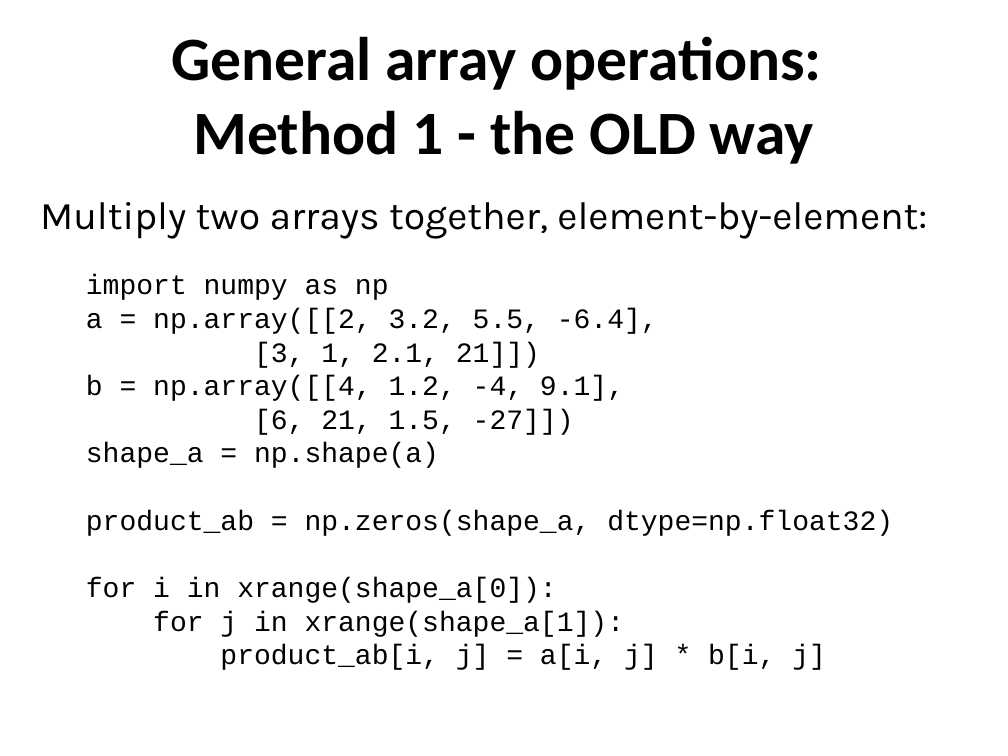
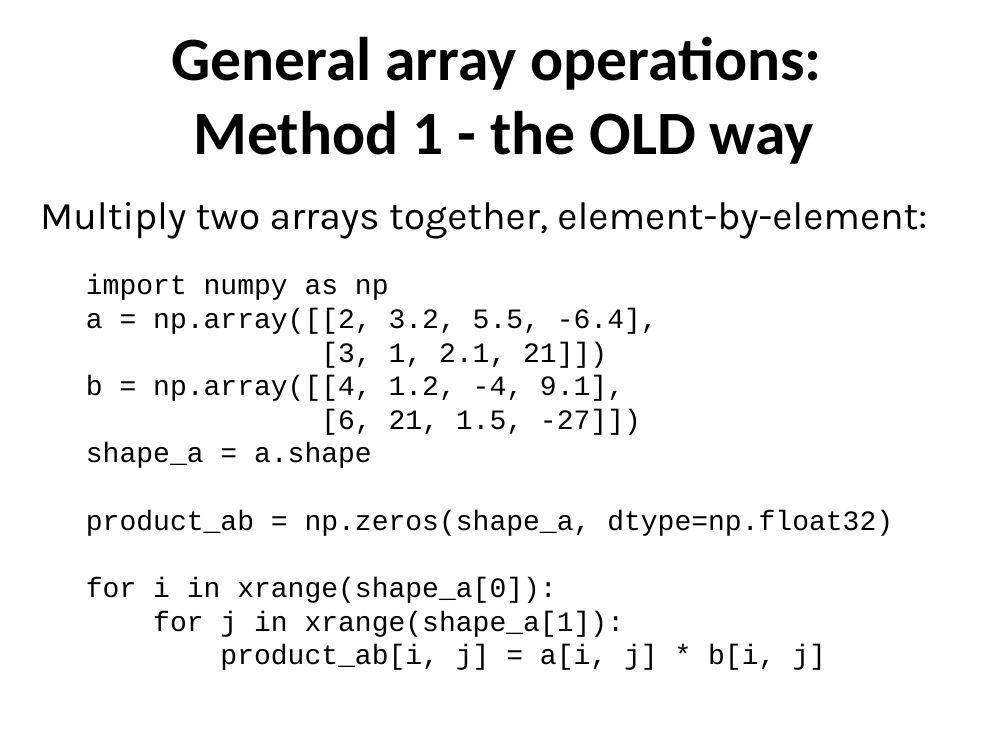
Before and after one commit to ncasuk/ncas-isc, a slide deck: slide 20 of python/presentations/handling_arrays/numpy.ppt. Drawn at 1008x756 pixels with LibreOffice and Linux fonts; fonts in the diff are those of the drawing; background and template pictures are left out. Boxes give left, top, right and bottom in pixels: in the first picture for what was removed or moved away, otherwise in the second. Text is boxed around its words. In the diff, an @@ line names an element or a change of style, - is before the commit and + after.

```diff
--- a/python/presentations/handling_arrays/numpy.ppt
+++ b/python/presentations/handling_arrays/numpy.ppt
@@ text at (x1=86, y1=443, x2=372, y2=468): text changed @@
-shape_a = np.shape(a)
+shape_a = a.shape
```
Also in this commit, not shown: 11 other slides changed, 4 slides added, 3 slides removed.
